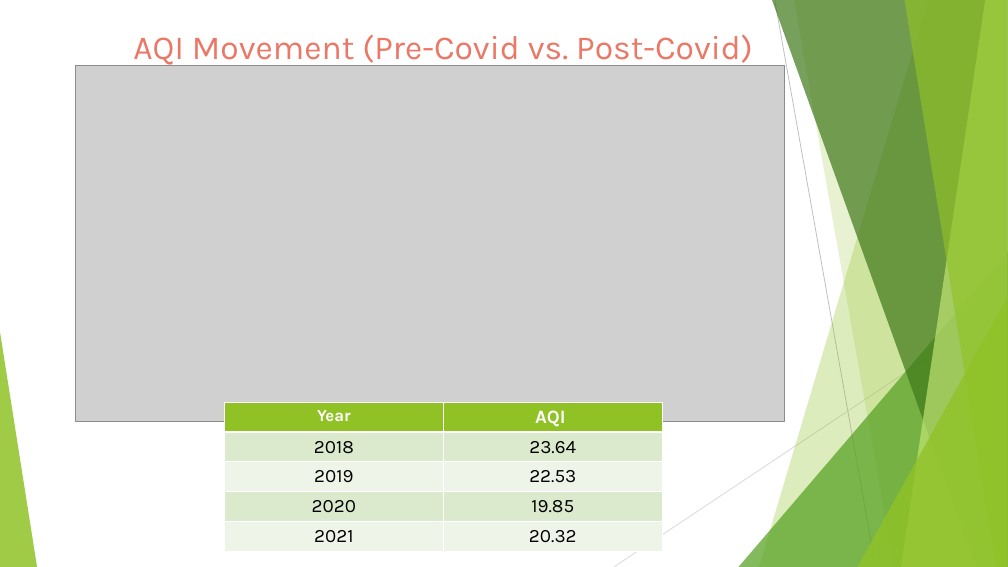
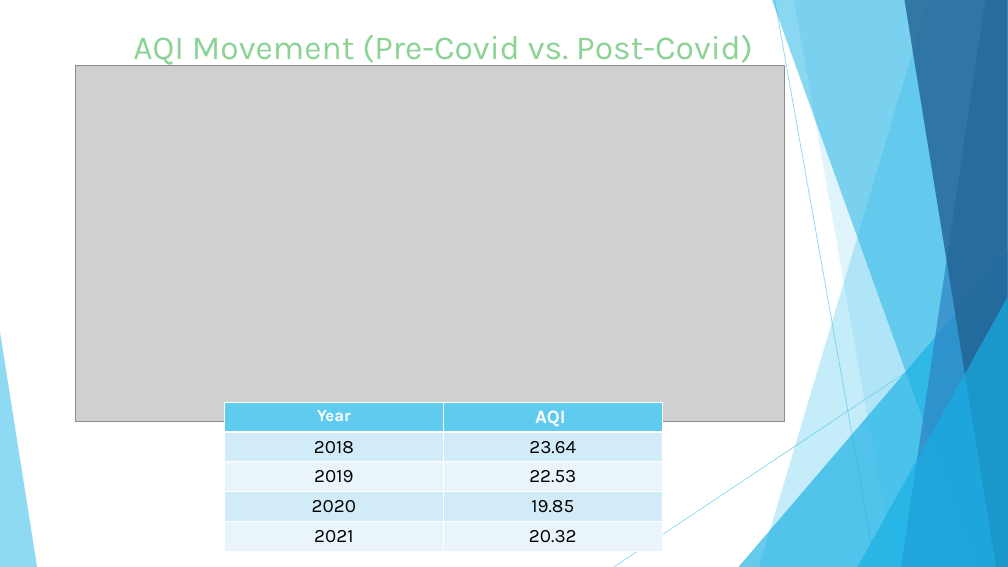
Before and after one commit to Kgyoung01/Project-10, a slide deck: slide 5 of Air Quality Index Analysis Presentation.pptx. Drawn at 1008x567 pixels with LibreOffice and Linux fonts; fonts in the diff are those of the drawing; grey boxes stand for pictures. Boxes give left, top, right and bottom in pixels: in the first picture for what was removed or moved away, otherwise in the second. Text is boxed around its words. In the diff, an @@ line names an element or a change of style, - is before the commit and + after.

```diff
--- a/Air Quality Index Analysis Presentation.pptx
+++ b/Air Quality Index Analysis Presentation.pptx
@@ text "AQI Movement (Pre-Covid vs. Post-Covid)" at <box>133,35,753,68</box>: text colour #EB7766 to #8AD394 @@
@@ freeform shape at <box>759,0,1008,567</box>: fill #90C226 at 30% opacity to #5FCBEF at 36% opacity @@
@@ freeform shape at <box>772,0,1008,567</box>: fill #3F7819 at 70% opacity to #17B0E4 at 50% opacity @@
@@ line (775, 0) - (876, 567): stroke #BFBFBF 0.75 pt to #5FCBEF 0.75 pt @@
@@ freeform shape at <box>794,0,1008,567</box>: fill #90C226 at 20% opacity to #5FCBEF at 20% opacity @@
@@ freeform shape at <box>901,0,1008,567</box>: fill #C0E474 at 70% opacity to #2E83C3 at 70% opacity @@
@@ freeform shape at <box>904,0,1008,567</box>: fill #90C226 at 65% opacity to #226292 at 80% opacity @@
@@ triangle at <box>739,252,1008,567</box>: fill #54A021 at 72% opacity to #17B0E4 at 66% opacity @@
@@ triangle at <box>858,297,1008,567</box>: fill #90C226 at 80% opacity to #17B0E4 at 66% opacity @@
@@ line (1008, 305) - (614, 567): stroke #D9D9D9 0.75 pt to #5FCBEF 0.75 pt @@
@@ triangle at <box>0,332,37,567</box>: fill #90C226 at 85% opacity to #5FCBEF at 70% opacity @@
@@ table at <box>225,402,663,554</box> @@
@@ fill #90C226 to #5FCBEF in row 1 @@
@@ fill #DBE9CD to #D2ECF9 in 4 cells @@
@@ fill #EEF4E8 to #EAF6FC in 4 cells @@
```
Also in this commit, not shown: 10 other slides changed.
